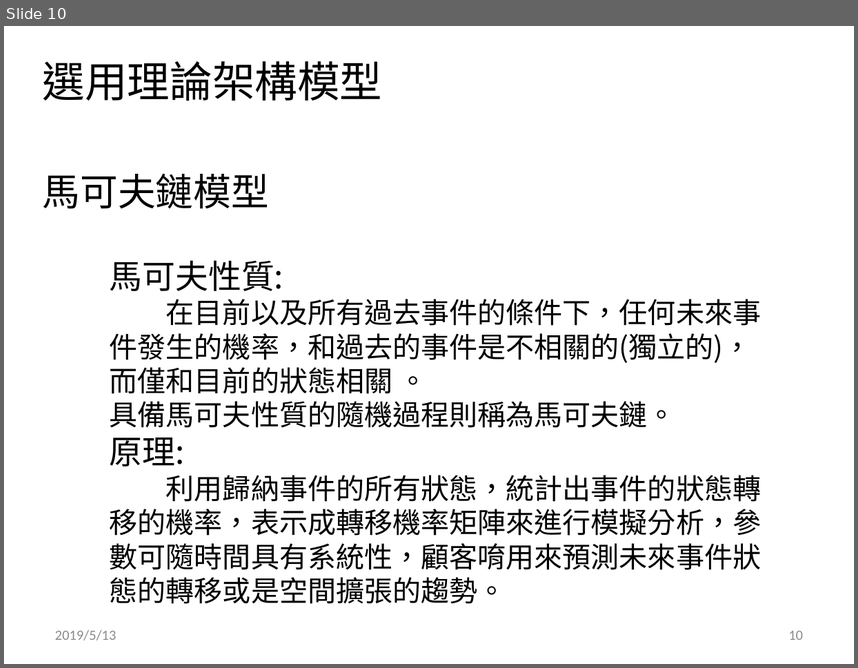
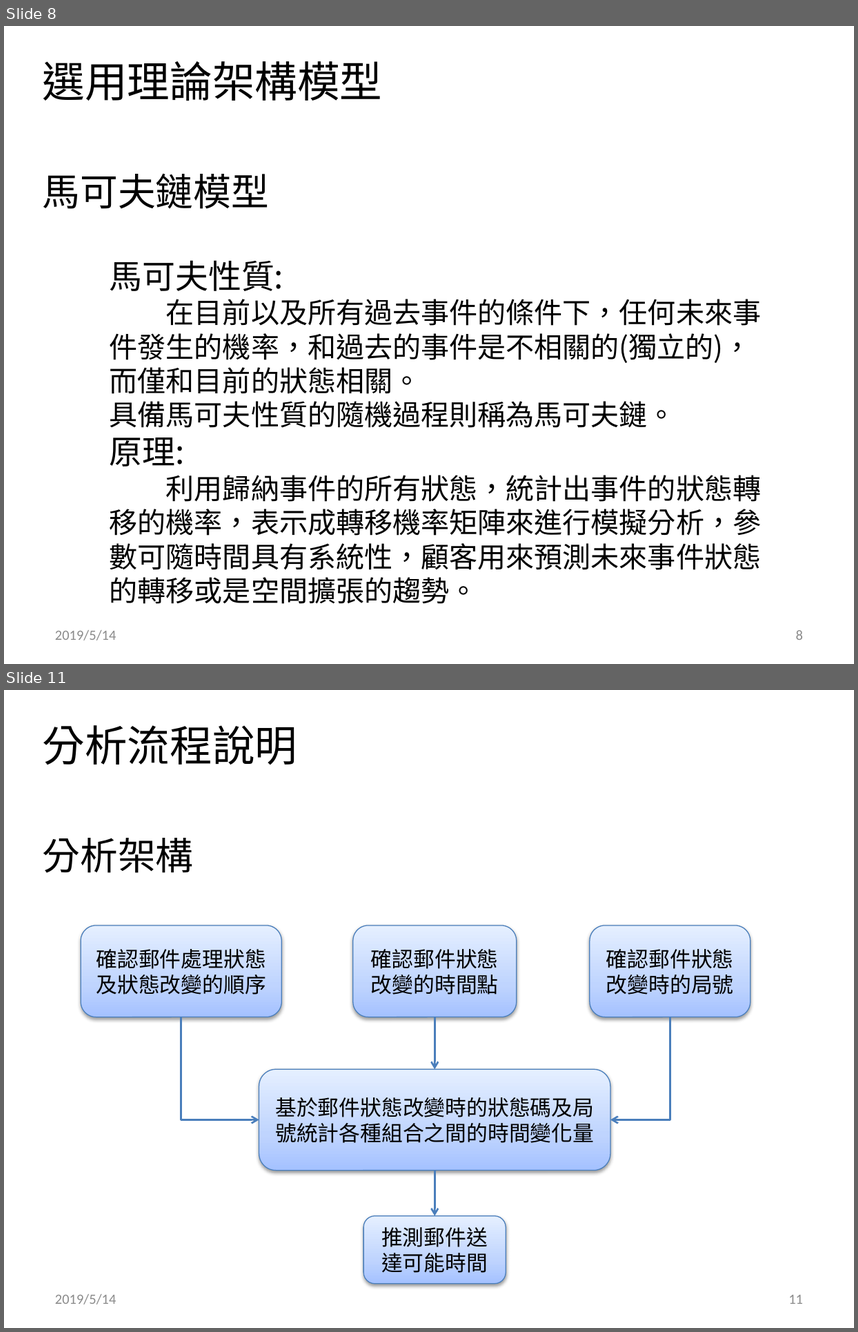
Before and after one commit to ray0814/POST_BigData, a slide deck: 141474_bigdata最後希望_分析方案說明書.pptx. Shown one above the other, each under a label of ours: slide 10 before the commit, slides 8 and 11 after it; the slides between them are not shown. The pictures are 858x668 and 858x1332 pixels, drawn with LibreOffice and Linux fonts; fonts in the diff are those of the drawing; background and template pictures are left out. Boxes give left, top, right and bottom in pixels: in the first picture for what was removed or moved away, otherwise in the second. Text is boxed around its words. In the diff, an @@ line names an element or a change of style, - is before the commit and + after.

```diff
--- a/141474_bigdata最後希望_分析方案說明書.pptx
+++ b/141474_bigdata最後希望_分析方案說明書.pptx
@@ slide 11 added at (x1=4, y1=690, x2=854, y2=1328), background #FFFFFF @@
@@ text added at (x1=43, y1=725, x2=298, y2=765), 36 pt, text #000000 @@
+分析流程說明
@@ text added at (x1=43, y1=838, x2=194, y2=873), 32 pt, text #000000 @@
+分析架構
@@ rounded rectangle added at (x1=81, y1=925, x2=281, y2=1017), fill gradient #A4C4FF to #BFD4FF to #E6EEFF, outline #4B7EBC 0.75 pt, 18 pt, text #000000 @@
+確認郵件處理狀態及狀態改變的順序
@@ rounded rectangle added at (x1=353, y1=925, x2=517, y2=1017), fill gradient #A4C4FF to #BFD4FF to #E6EEFF, outline #4B7EBC 0.75 pt, 18 pt, text #000000 @@
+確認郵件狀態改變的時間點
@@ rounded rectangle added at (x1=590, y1=925, x2=751, y2=1017), fill gradient #A4C4FF to #BFD4FF to #E6EEFF, outline #4B7EBC 0.75 pt, 18 pt, text #000000 @@
+確認郵件狀態改變時的局號
@@ elbow arrow added from (181, 1017) to (259, 1119), #4B7EBC 1.5 pt @@
@@ arrow added from (435, 1017) to (435, 1069), #4B7EBC 1.5 pt @@
@@ elbow arrow added from (670, 1017) to (610, 1119), #4B7EBC 1.5 pt @@
@@ rounded rectangle added at (x1=259, y1=1069, x2=610, y2=1170), fill gradient #A4C4FF to #BFD4FF to #E6EEFF, outline #4B7EBC 0.75 pt, 18 pt, text #000000 @@
+基於郵件狀態改變時的狀態碼及局號統計各種組合之間的時間變化量
@@ arrow added from (435, 1170) to (435, 1215), #4B7EBC 1.5 pt @@
@@ rounded rectangle added at (x1=363, y1=1215, x2=506, y2=1283), fill gradient #A4C4FF to #BFD4FF to #E6EEFF, outline #4B7EBC 0.75 pt, 18 pt, text #000000 @@
+推測郵件送達可能時間
@@ text added at (x1=55, y1=1294, x2=116, y2=1304), 12 pt, text #8C8C8C @@
+2019/5/14
@@ page number added at (x1=789, y1=1294, x2=803, y2=1303), 12 pt, text #8C8C8C @@
+11
@@ what was slide 10 is now slide 8 @@
@@ slide 8 changed as well @@
@@ text at (x1=110, y1=299, x2=761, y2=394): spaces changed @@
-在目前以及所有過去事件的條件下，任何未來事件發生的機率，和過去的事件是不相關的(獨立的)，而僅和目前的狀態相關 。
+在目前以及所有過去事件的條件下，任何未來事件發生的機率，和過去的事件是不相關的(獨立的)，而僅和目前的狀態相關。
@@ text at (x1=110, y1=474, x2=762, y2=604): text changed @@
-利用歸納事件的所有狀態，統計出事件的狀態轉移的機率，表示成轉移機率矩陣來進行模擬分析，參數可隨時間具有系統性，顧客唷用來預測未來事件狀態的轉移或是空間擴張的趨勢。
+利用歸納事件的所有狀態，統計出事件的狀態轉移的機率，表示成轉移機率矩陣來進行模擬分析，參數可隨時間具有系統性，顧客用來預測未來事件狀態的轉移或是空間擴張的趨勢。
@@ text at (x1=55, y1=630, x2=116, y2=640): text changed @@
-2019/5/13
+2019/5/14
@@ page number at (x1=796, y1=630, x2=803, y2=639): text changed @@
-10
+8
```
Also in this commit, not shown: 9 other slides changed, 7 other slides added, 4 slides removed, 2 other files.
